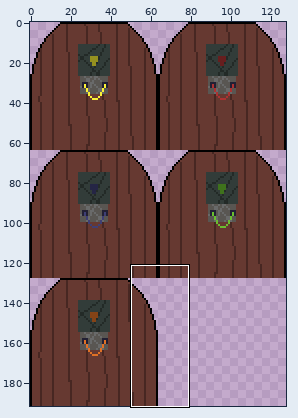
Edited in one commit: sprite sheet (res/img/ent/tiles/doors.png). The picture above shows the old version from afar; the outline marks the close-up.
Close-up. First the earlier version:
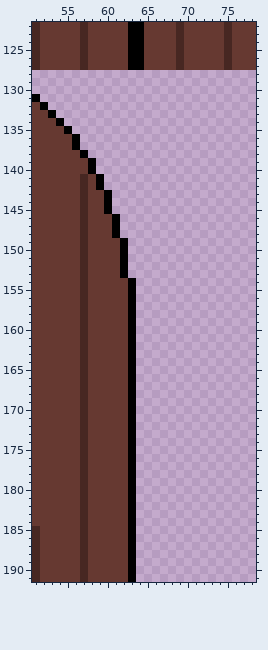
The file is 128x192 pixels. Shown: x 51..78, y 122..191.
New version:
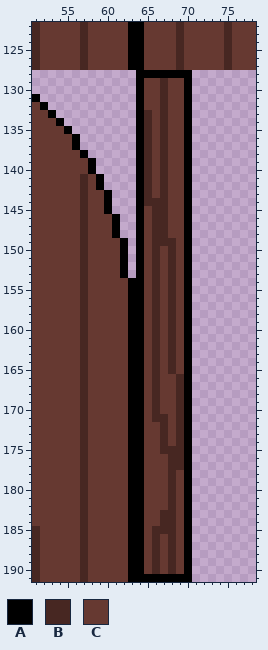
Palette (. is transparent): A #000000  B #472722  C #663931
Message: Door improvements + inventory skeleton
From old to new:
@@ x 62..72 @@
 127 CAACCCCBCCC
-128 ...........
-129 ...........
-130 ...........
-131 ...........
-132 ...........
-133 ...........
-134 ...........
-135 ...........
-136 ...........
-137 ...........
-138 ...........
-139 ...........
-140 ...........
-141 ...........
-142 ...........
-143 ...........
-144 ...........
-145 ...........
-146 ...........
-147 ...........
-148 ...........
-149 A..........
-150 A..........
-151 A..........
-152 A..........
-153 A..........
-154 CA.........
-155 CA.........
-156 CA.........
-157 CA.........
-158 CA.........
-159 CA.........
-160 CA.........
-161 CA.........
-162 CA.........
-163 CA.........
-164 CA.........
-165 CA.........
-166 CA.........
-167 CA.........
-168 CA.........
-169 CA.........
-170 CA.........
-171 CA.........
-172 CA.........
-173 CA.........
-174 CA.........
-175 CA.........
-176 CA.........
-177 CA.........
-178 CA.........
-179 CA.........
-180 CA.........
-181 CA.........
-182 CA.........
-183 CA.........
-184 CA.........
-185 CA.........
-186 CA.........
-187 CA.........
-188 CA.........
-189 CA.........
-190 CA.........
-191 CA.........
+128 ..AAAAAAA..
+129 ..ACCBCCA..
+130 ..ACCBCCA..
+131 ..ACCBCCA..
+132 ..ACCBCCA..
+133 ..ABCBCCA..
+134 ..ABCBCCA..
+135 ..ABCBCCA..
+136 ..ABCBCCA..
+137 ..ABCBCCA..
+138 ..ABCBCCA..
+139 ..ABCBCCA..
+140 ..ABCBCCA..
+141 ..ABCBCCA..
+142 ..ABCBCCA..
+143 ..ABCBCCA..
+144 ..ABBBCCA..
+145 ..ACBBCCA..
+146 ..ACBBCCA..
+147 ..ACBBCCA..
+148 ..ACBBCCA..
+149 A.ACBBBCA..
+150 A.ACBCBCA..
+151 A.ACBCBCA..
+152 A.ACBCBCA..
+153 A.ACBCBCA..
+154 CAACBCBCA..
+155 CAACBCBCA..
+156 CAACBCBCA..
+157 CAACBCBCA..
+158 CAACBCBCA..
+159 CAACBCBCA..
+160 CAACBCBCA..
+161 CAACBCBCA..
+162 CAACBCBCA..
+163 CAACBCBCA..
+164 CAACBCBCA..
+165 CAACBCBCA..
+166 CAACBCCBA..
+167 CAACBCCBA..
+168 CAACBCCBA..
+169 CAACBCCBA..
+170 CAACBCCBA..
+171 CAACBBCBA..
+172 CAACCBCBA..
+173 CAACCBCBA..
+174 CAACCBCBA..
+175 CAACCBBBA..
+176 CAACCCBBA..
+177 CAACCCBBA..
+178 CAACCCBCA..
+179 CAACCCBCA..
+180 CAACCCBCA..
+181 CAACCCBCA..
+182 CAACCCBCA..
+183 CAACCBBCA..
+184 CAACCBBCA..
+185 CAACBBBCA..
+186 CAACBCBCA..
+187 CAACBCBCA..
+188 CAACBCBCA..
+189 CAACBCBCA..
+190 CAACBCBCA..
+191 CAAAAAAAA..
Pixel boxes of the changes (left, top, right, bottom) in both close-ups:
added: (136, 70, 192, 582)
